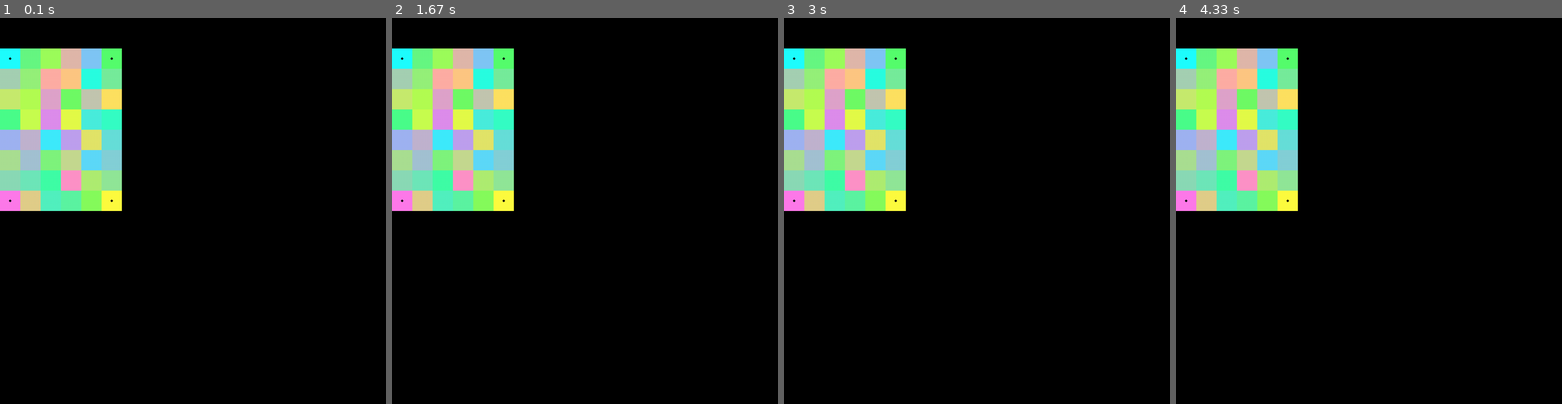
Above: before the commit, frames 1-4 (left to right).
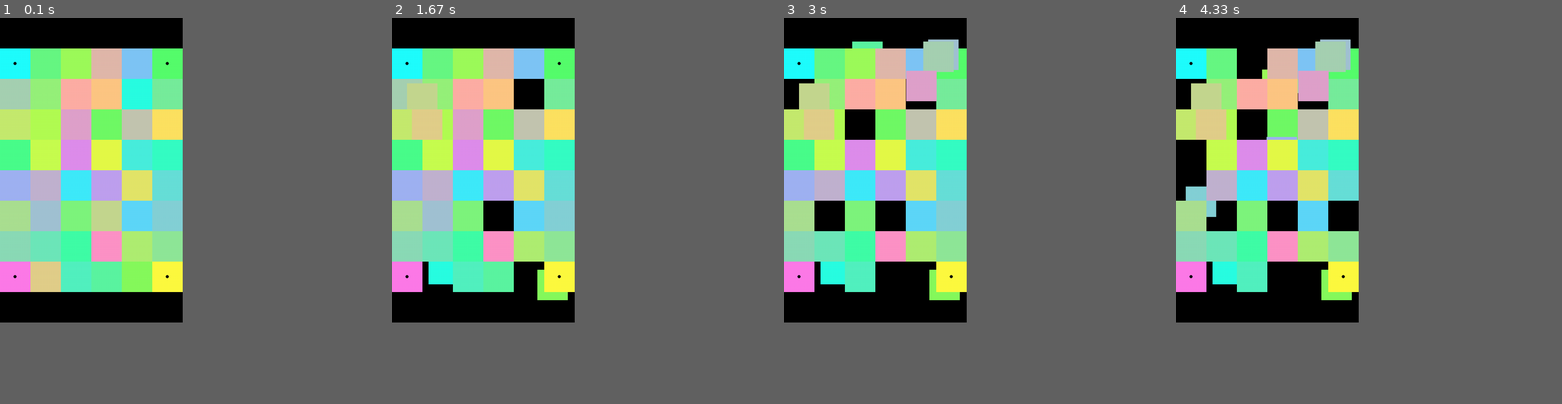
Above: after the commit, the same moments.

Repository: Angelina-ainel/PyGame-Project
Game: pygame game, started from field.py
Two runs of this game, one before a commit and one after it. Both use one fixed random seed, a clock stepped at 60 frames per second and the inputs below.
Inputs (mouse positions are in pixels of both pictures, inside the frame that each line leads up to):
- Up to frame 1 (0.1 s): no input
- Up to frame 2 (1.67 s): press the mouse at (438, 276) at 0.37 s; move the mouse to (430, 199) at 0.47 s; release the mouse at (426, 126) at 0.6 s; press the mouse at (500, 214) at 0.7 s; move the mouse to (461, 156) at 0.8 s; release the mouse at (422, 99) at 0.93 s; press the mouse at (527, 276) at 1.03 s; move the mouse to (538, 280) at 1.13 s; release the mouse at (554, 284) at 1.27 s; press the mouse at (527, 95) at 1.37 s; move the mouse to (484, 180) at 1.47 s; release the mouse at (442, 268) at 1.6 s
- Up to frame 3 (3 s): press the mouse at (799, 95) at 1.7 s; move the mouse to (811, 156) at 1.8 s; release the mouse at (822, 218) at 1.93 s; press the mouse at (830, 214) at 2.03 s; move the mouse to (884, 133) at 2.13 s; release the mouse at (942, 52) at 2.27 s; press the mouse at (892, 276) at 2.37 s; move the mouse to (876, 164) at 2.47 s; release the mouse at (868, 56) at 2.6 s; press the mouse at (861, 126) at 2.7 s; move the mouse to (892, 102) at 2.8 s; release the mouse at (922, 87) at 2.93 s
- Up to frame 4 (4.33 s): press the mouse at (1191, 183) at 3.03 s; move the mouse to (1237, 168) at 3.13 s; release the mouse at (1280, 153) at 3.27 s; press the mouse at (1191, 153) at 3.37 s; move the mouse to (1210, 168) at 3.47 s; release the mouse at (1230, 183) at 3.6 s; press the mouse at (1253, 64) at 3.7 s; move the mouse to (1264, 72) at 3.8 s; release the mouse at (1276, 83) at 3.93 s; press the mouse at (1341, 214) at 4.03 s; move the mouse to (1272, 207) at 4.13 s; release the mouse at (1199, 203) at 4.27 s
In our replay, the window is 900x900 before the commit and 426x710 after it. These sizes can differ from the game's own. Grey fills any space a smaller window leaves; there, only what the larger window draws over its background counts as a difference.

The runs differ from the first frame. In frame 1, 29% of the frame differs, in the area x 0-48%, y 7-71%; in frame 2, 28%; in frame 3, 28%; in frame 4, 27%.

Commit message:
started making collision

Diff:
--- a/field.py
+++ b/field.py
@@ -21,14 +21,31 @@
         pg.draw.rect(self.image, self.color, self.rect)
         self.fixed = fixed
         if self.fixed:
-            pg.draw.circle(self.image, 'black', self.rect.center, 3)
+            pg.draw.circle(self.image, 'black', self.rect.center, cell_size // 17)
         self.mixed = False
         self.rect.x = col * cell_size
         self.rect.y = top + row * cell_size
         self.id = id
+        self.pushed = False
+        self.size = cell_size
+        self.group = groups[0]
 
-    def update(self):
-        pass
+    def update(self, *args):
+        if args and args[0].type == pg.MOUSEBUTTONDOWN and args[0].button == pg.BUTTON_LEFT:
+            if self.rect.x < event.pos[0] < self.rect.x + self.size and \
+                    self.rect.y < event.pos[1] < self.rect.y + self.size and not self.fixed:
+                self.pushed = True
+        if args and args[0].type == pg.MOUSEBUTTONUP:
+            if self.pushed:
+                if pg.sprite.spritecollide(self, self.group, False):
+                    # print(pg.sprite.spritecollide(self, self.group, False))
+                    pass
+            self.pushed = False
+
+        if args and args[0].type == pg.MOUSEMOTION:
+            if self.pushed:
+                dx, dy = args[0].rel
+                self.rect.topleft = self.rect.x + dx, self.rect.y + dy
 
 
 class Field:
@@ -110,21 +127,23 @@
 
 if __name__ == '__main__':
     pg.init()
-    screen = pg.display.set_mode((950, 950))
+    screen = pg.display.set_mode((450, 750))
     lt = np.array((31, 255, 255))
     rt = np.array((90, 255, 106))
     lb = np.array((255, 118, 233))
     rb = np.array((255, 250, 63))
 
     level = Field(6, 8, lt, rt, lb, rb, '4 corners')
-    level.set_view(0, 75, 50)
+    level.set_view(0, 75, 75)
     running = True
+    pushed = False
     level.render()
     level.mix_elements()
     while running:
         for event in pg.event.get():
             if event.type == pg.QUIT:
                 running = False
+            level.all_elems.update(event)
         screen.fill((0, 0, 0))
         level.all_elems.draw(screen)
 
